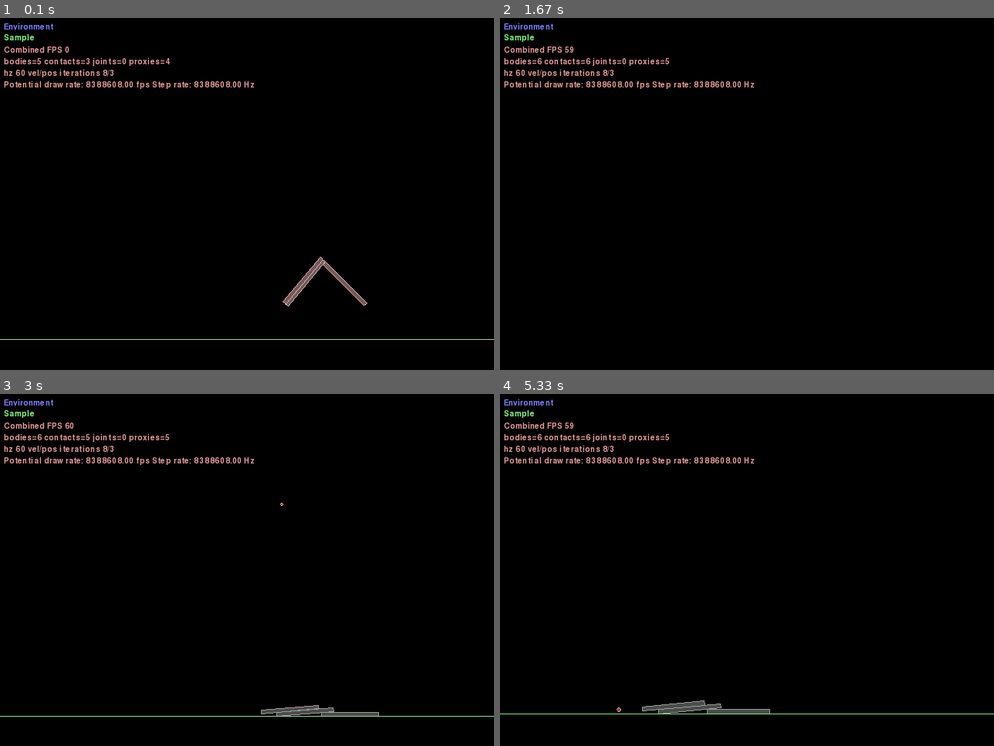
Above: before the commit, frames 1-4 (two rows, left to right).
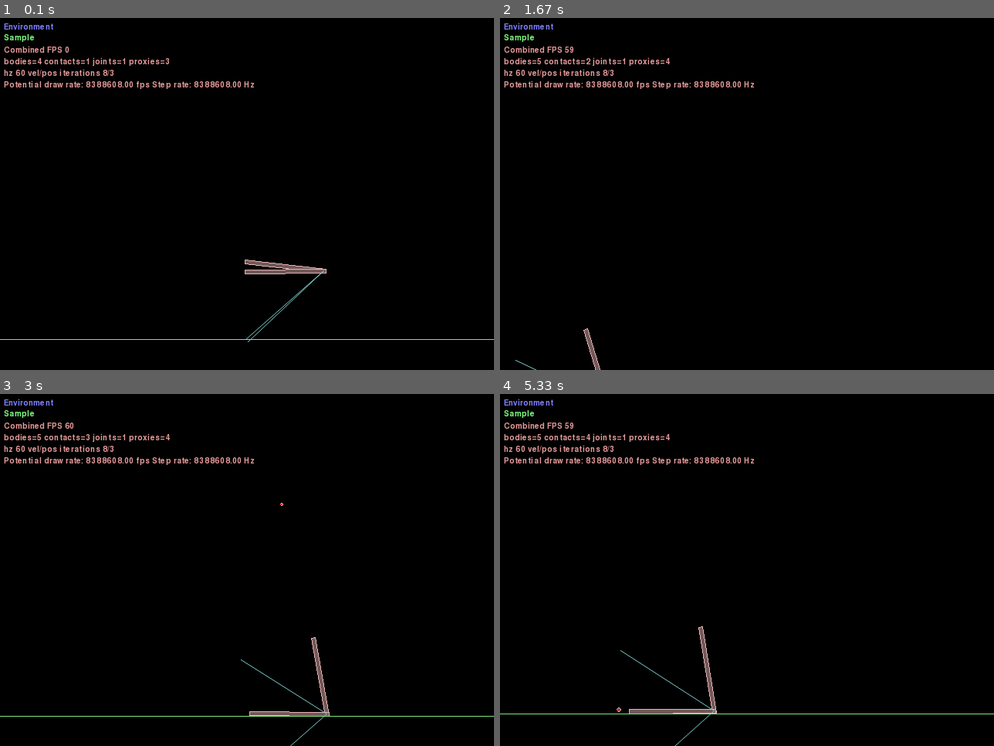
Above: after the commit, the same moments.

Repository: pradishb/evolution_simulator
Game: pygame game, started from environment.py
The game is run twice, just before and just after one commit, with the same random seed, the same clock (stepped at 60 frames per second) and the same inputs.
Inputs (mouse positions are in pixels of both pictures, inside the frame that each line leads up to):
- Up to frame 1 (0.1 s): no input
- Up to frame 2 (1.67 s): hold Right 0.33-0.8 s; move the mouse to (727, 201) at 0.37 s; hold Up 0.88-1.18 s; move the mouse to (747, 208) at 0.92 s; tap Space at 0.95, 1.28, 1.58 s; tap Z at 1.03 s; hold Right from 1.22 s (still down); move the mouse to (796, 267) at 1.25 s; tap X at 1.37 s
- Up to frame 3 (3 s): release Right at 1.68 s; hold Left 1.72-2.25 s; move the mouse to (93, 647) at 1.75 s; tap Space at 1.78, 2.08, 2.35, 2.68, 2.98 s; hold Down 2.28-2.58 s; move the mouse to (306, 594) at 2.32 s; tap Z at 2.43 s; hold Left from 2.62 s (still down); move the mouse to (256, 436) at 2.65 s; tap X at 2.77 s
- Up to frame 4 (5.33 s): release Left at 3.02 s; hold Up 3.05-3.42 s; move the mouse to (569, 548) at 3.08 s; tap Space at 3.12, 3.52, 3.82, 4.18, 4.58, 4.88, 5.08 s; hold Right 3.45-4.08 s; move the mouse to (747, 605) at 3.48 s; tap Z at 3.6, 5.17 s; hold Down 4.12-4.48 s; move the mouse to (934, 700) at 4.15 s; tap X at 4.27 s; hold Left 4.52-4.98 s; move the mouse to (677, 485) at 4.55 s; hold Right from 5.02 s (still down); move the mouse to (875, 527) at 5.05 s

The runs differ from the first frame. In frame 1, 0.9% of the frame differs, in the area x 7-75%, y 11-93%; in frame 2, 0.2%; in frame 3, 0.8%; in frame 4, 1.0%, in the area x 7-55%, y 11-100%.

Commit message:
Adds integration between creature and environment modules

Diff:
--- a/creature/creature.py
+++ b/creature/creature.py
@@ -1,7 +1,70 @@
+"Module to generate random connected graphs"
+from random import choice, randint
+
+import cv2
 import numpy as np
 
 
-def create_creature_connection_graph(size):
+def create_edges(n):
     "Generation of random graph"
-    graph_size = (size*(size-1))//2
-    return np.random.randint(2, size=graph_size)
+    all_edges = set()
+    for vertex_a in range(n):
+        for vertex_b in range(vertex_a+1, n):
+            all_edges.add((vertex_a, vertex_b))
+    edges = set(
+        filter(lambda edge: edge[0] + 1 == edge[1], all_edges))
+
+    remaining_edges = all_edges - edges
+    for _ in range(randint(0, len(remaining_edges))):
+        random_edge = choice(list(remaining_edges))
+        remaining_edges -= {(random_edge)}
+        edges = edges.union({(random_edge)})
+    return list(edges)
+
+
+def create_vertices(n, size):
+    "Generation of random vertices"
+    vertices = []
+    for _ in range(n):
+        vertices.append((randint(0, size), randint(0, size)))
+    return vertices
+
+
+def resize_vertices(vertices, scale):
+    "Resizes the vertices"
+    output = []
+    for vertex in vertices:
+        output.append((vertex[0] * scale, vertex[1] * scale))
+    return output
+
+
+def find_adjacent_edges(my_edge, edges):
+    "Finds the adjacent edges of an edge"
+    adjacent = []
+    for edge in edges:
+        if edge == my_edge:
+            continue
+        if my_edge[0] in edge:
+            adjacent.append(edge)
+    return adjacent
+
+
+def draw_creature(vertices, edges, size, scale):
+    "Draws connected graph using vertices and edges"
+    padding = 50
+    paper = np.ones((scale*size, scale*size, 3)).astype(np.uint8) * 255
+    vertices = resize_vertices(vertices, scale)
+
+    for edge in edges:
+        start, end = vertices[edge[0]], vertices[edge[1]]
+        cv2.line(paper, start, end, (0, 0, 255), 5)
+    for vertex in vertices:
+        cv2.circle(paper, vertex, 10, (255, 0, 0), -1)
+    border = cv2.copyMakeBorder(
+        paper,
+        top=padding,
+        bottom=padding,
+        left=padding,
+        right=padding, borderType=cv2.BORDER_CONSTANT, value=[255, 255, 255])
+    cv2.imshow("", border)
+    cv2.waitKey()
--- /dev/null
+++ b/creature/test.py
@@ -0,0 +1,18 @@
+"Module to perform unittest"
+import unittest
+from .creature import create_vertices, create_edges, draw_creature
+
+
+class TestCases(unittest.TestCase):
+    "Class that contains test cases for project"
+
+    def test_creature_creation(self):
+        n = 5
+        for _ in range(10):
+            vertices = create_vertices(n, 10)
+            edges = create_edges(n)
+            draw_creature(vertices, edges, 10, 50)
+
+
+if __name__ == "__main__":
+    unittest.main()
--- a/environment.py
+++ b/environment.py
@@ -1,6 +1,7 @@
 from framework.framework import (Framework, main)
 from Box2D import (b2EdgeShape, b2FixtureDef, b2PolygonShape)
 from maths.maths import line_to_rectangle
+from creature.creature import create_edges, create_vertices, find_adjacent_edges
 
 
 THICKNESS = 0.5
@@ -16,18 +17,15 @@
 
         # The ground
         _ = self.world.CreateBody(
-            shapes=b2EdgeShape(vertices=[(-50, 0), (50, 0)])
+            shapes=b2EdgeShape(vertices=[(-500, 0), (500, 0)])
         )
 
-        vertices = [
-            [(5, 5), (10, 10)],
-            [(10, 10), (15, 5)],
-            [(10, 10), (5, 5)],
-        ]
+        vertices = create_vertices(3, 10)
+        edges = create_edges(3)
+        body = {}
 
-        body = []
-
-        for vertex in vertices:
+        for edge in edges:
+            vertex = vertices[edge[0]], vertices[edge[1]]
             point = line_to_rectangle(*vertex, THICKNESS)
 
             fixture = b2FixtureDef(
@@ -36,27 +34,24 @@
                 friction=0.6,
             )
 
-            body.append(
-                self.world.CreateDynamicBody(
-                    fixtures=fixture,
-                )
+            body[edge] = self.world.CreateDynamicBody(
+                fixtures=fixture,
             )
 
-        # self.world.CreateRevoluteJoint(
-        #     bodyA=body[0],
-        #     bodyB=body[1],
-        #     anchor=(10, 10),
-        #     collideConnected=False,
-        #     motorSpeed=300,
-        #     maxMotorTorque=300,
-        #     enableMotor=True,
-        # )
-
-        # self.world.CreateRevoluteJoint(
-        #     bodyA=body[0],
-        #     bodyB=body[2],
-        #     anchor=(5, 5)
-        # )
+        for edge in edges:
+            adjacent = find_adjacent_edges(edge, edges)
+            for a_edge in adjacent:
+                anchor = vertices[edge[0]]
+                print("connectiong", edge, a_edge, "at", anchor)
+                self.world.CreateRevoluteJoint(
+                    bodyA=body[edge],
+                    bodyB=body[a_edge],
+                    anchor=anchor,
+                    collideConnected=True,
+                    motorSpeed=100,
+                    maxMotorTorque=1000,
+                    enableMotor=True,
+                )
 
 
 if __name__ == "__main__":
--- a/random_creature.py
+++ /dev/null
@@ -1,72 +0,0 @@
-"Module to generate random connected graphs"
-from random import choice, randint
-
-import cv2
-import numpy as np
-
-
-def create_edges(n):
-    "Generation of random graph"
-    all_edges = set()
-    for vertex_a in range(n):
-        for vertex_b in range(vertex_a+1, n):
-            all_edges.add((vertex_a, vertex_b))
-    edges = set(
-        filter(lambda edge: edge[0] + 1 == edge[1], all_edges))
-
-    remaining_edges = all_edges - edges
-    for _ in range(randint(0, len(remaining_edges))):
-        random_edge = choice(list(remaining_edges))
-        remaining_edges -= {(random_edge)}
-        edges = edges.union({(random_edge)})
-    return list(edges)
-
-
-def create_vertices(n, size):
-    "Generation of random vertices"
-    vertices = []
-    for _ in range(n):
-        vertices.append((randint(0, size), randint(0, size)))
-    return vertices
-
-
-def resize_vertices(vertices, scale):
-    "Resizes the vertices"
-    output = []
-    for vertex in vertices:
-        output.append((vertex[0] * scale, vertex[1] * scale))
-    return output
-
-
-def draw_creature(vertices, edges, size, scale):
-    "Draws connected graph using vertices and edges"
-    padding = 50
-    paper = np.ones((scale*size, scale*size, 3)).astype(np.uint8) * 255
-    vertices = resize_vertices(vertices, scale)
-
-    for edge in edges:
-        start, end = vertices[edge[0]], vertices[edge[1]]
-        cv2.line(paper, start, end, (0, 0, 255), 5)
-    for vertex in vertices:
-        cv2.circle(paper, vertex, 10, (255, 0, 0), -1)
-    border = cv2.copyMakeBorder(
-        paper,
-        top=padding,
-        bottom=padding,
-        left=padding,
-        right=padding, borderType=cv2.BORDER_CONSTANT, value=[255, 255, 255])
-    cv2.imshow("", border)
-    cv2.waitKey()
-
-
-def main():
-    "Main function of the module"
-    n = 5
-    for _ in range(10):
-        vertices = create_vertices(n, 10)
-        edges = create_edges(n)
-        draw_creature(vertices, edges, 10, 50)
-
-
-if __name__ == "__main__":
-    main()
Empty file added: creature/__init__.py
Empty file added: environment/__init__.py
